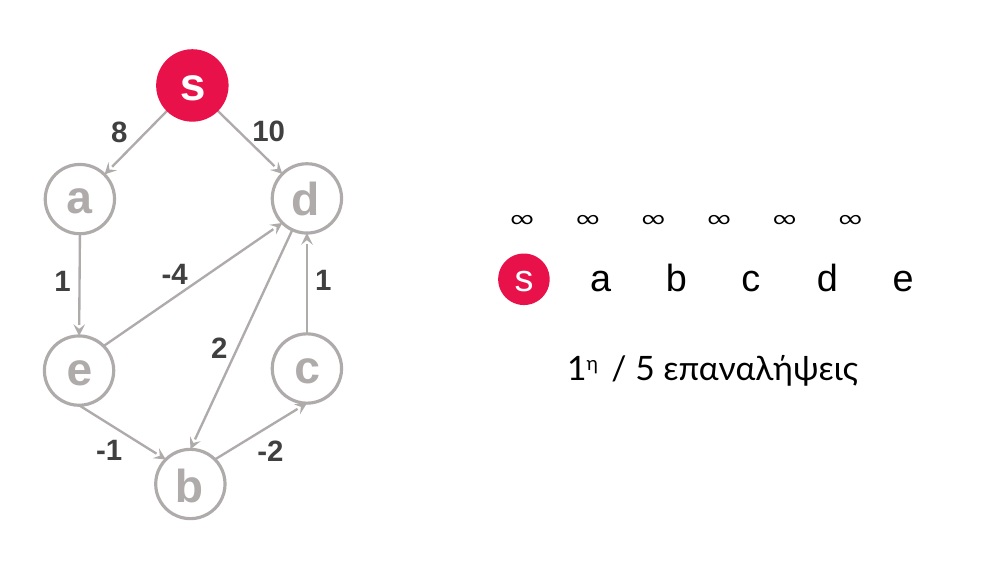
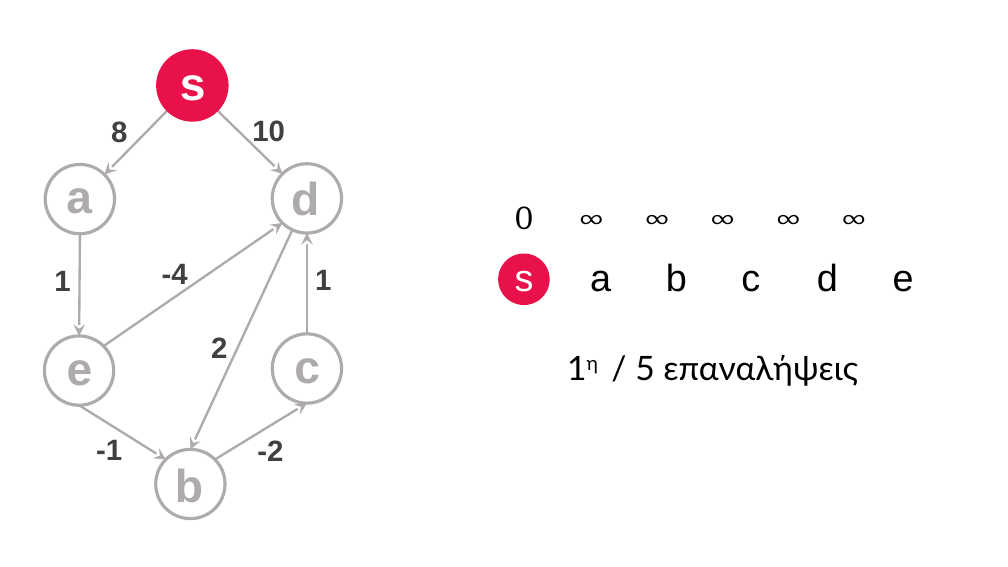
Before and after one commit to GeorgeGkas/algorithmos, a slide deck: slide 9 of Graphs/Bellman-Ford/BellmanFord.pptx (slide 8 before the commit). Drawn at 1008x567 pixels with LibreOffice and Linux fonts; fonts in the diff are those of the drawing. Boxes give left, top, right and bottom in pixels: in the first picture for what was removed or moved away, otherwise in the second. Text is boxed around its words. In the diff, an @@ line names an element or a change of style, - is before the commit and + after.

```diff
--- a/Graphs/Bellman-Ford/BellmanFord.pptx
+++ b/Graphs/Bellman-Ford/BellmanFord.pptx
@@ text removed at [501, 192, 951, 240] @@
-∞ ∞ ∞ ∞ ∞ ∞
@@ text added at [515, 206, 532, 230], 32 pt, text #000000 @@
+0 ∞ ∞ ∞ ∞ ∞
```
Also in this commit, not shown: 2 other slides changed, 2 other files.
